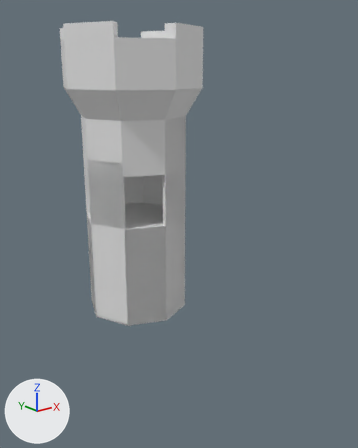
Two versions of the Blender file Assets/Environment/ThickTower90DegreeWalkway.blend, one commit apart.
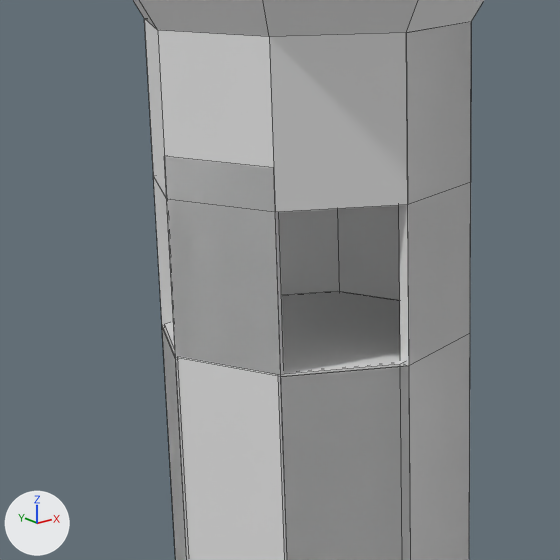
Each version appears first whole from a camera (50 mm lens) standing at (-15.8, -23.9, 14.5) and looking at (-0.1, -4.3, 6.6), and next in a close-up on the part from 10% to 60% of the width and 24% to 64% of the height. The lights are fixed; the arrows at lower left show +X, +Y and +Z. The close-ups show mesh edges as thin lines.
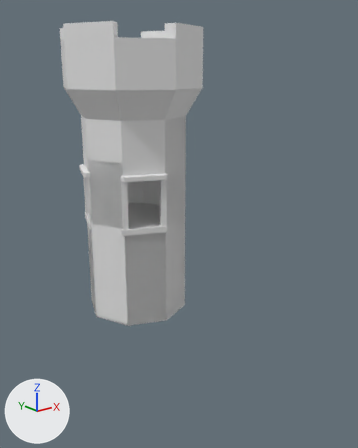
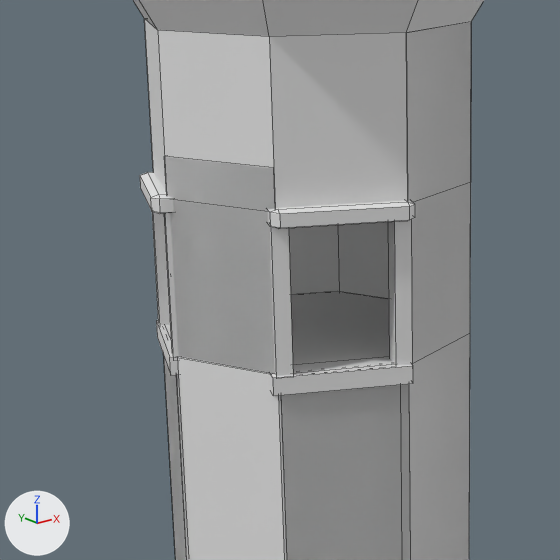
Pixel boxes (x1, y1, x2, y2) of what changed, in the close-ups (560 x 560 px):
part 1 of me_cylinder, added: after (268, 200, 415, 229)
part 2 of me_cylinder, added: after (140, 172, 174, 214)
part 3 of me_cylinder, added: after (152, 212, 413, 396)

The change, as a diff of the scene's bpy script:
```diff
--- a/Assets/Environment/ThickTower90DegreeWalkway.blend.py
+++ b/Assets/Environment/ThickTower90DegreeWalkway.blend.py
@@ me_cylinder @@
 # used by ob_cylinder; location = (0.0, 0.0, 0.0); scale = (3.0, 3.0, 1.0)
-me_cylinder.from_pydata(...)  # 220 vertices, 185 faces, 2 loose edges; spans x -1.3..1.3, y -3.9..1.3, z -1.0..16.6
+me_cylinder.from_pydata(...)  # 332 vertices, 283 faces, 2 loose edges; spans x -1.3..1.3, y -3.9..1.3, z -1.0..16.6
+# me_cylinder part 1: a new loose piece of 24 vertices spanning x -0.8..0.1, y -1.1..-0.6, z 8.8..9.1
+# me_cylinder part 2: a new loose piece of 24 vertices spanning x -1.1..-0.6, y -0.1..0.8, z 8.8..9.1
+# me_cylinder part 3
+# 32 vertices are added at x -1.0..0.1, y -1.0..0.8, z 5.9..6.2
+# 16 new vertices lie (0.0, 0.0, 2.7) away from vertices in x -1.0..0.1, y -1.0..0.7, z 6.1..6.2
+# 36 new faces join them
```
